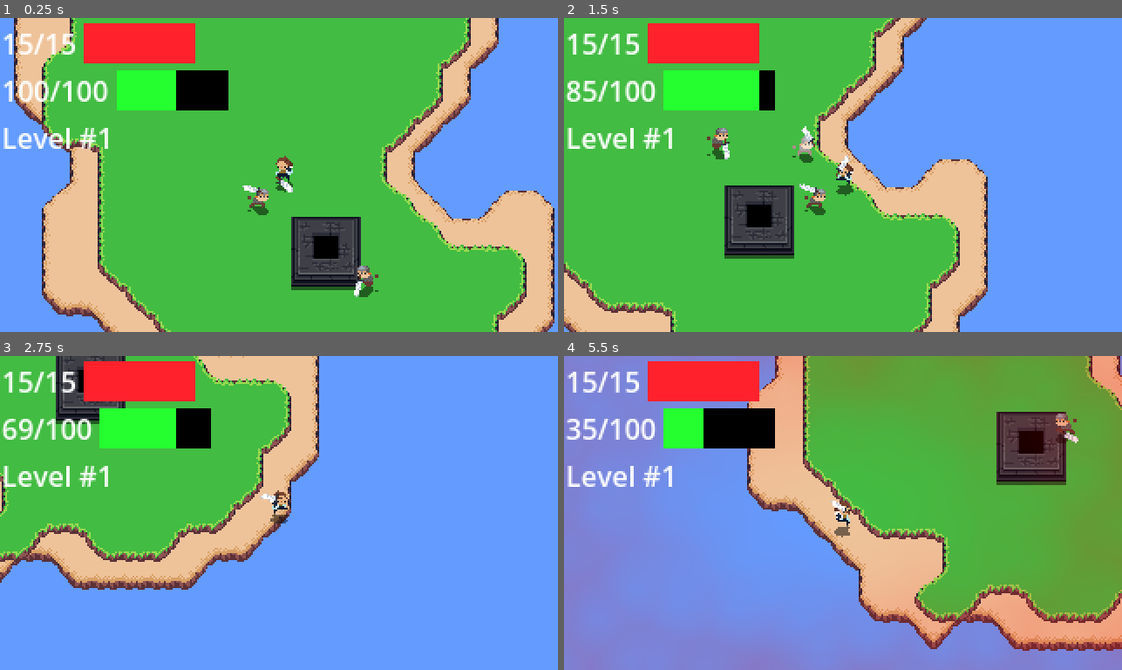
Above: before the commit, frames 1-4 (two rows, left to right).
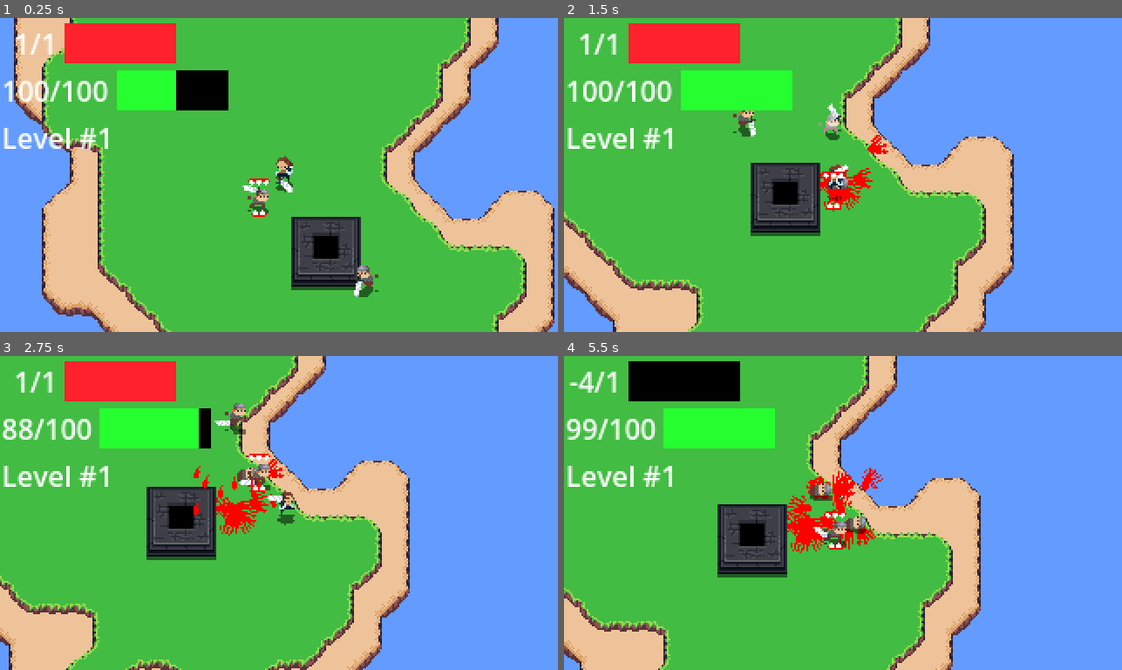
Above: after the commit, the same moments.

Repository: IAmCheeseman/cannibalism-game
Game: Godot game, scene res://scenes/world.tscn
Two runs of this game, one before a commit and one after it. Both use one fixed random seed, a clock stepped at 60 frames per second and the inputs below.
Inputs (mouse positions are in pixels of both pictures, inside the frame that each line leads up to):
- Up to frame 1 (0.25 s): no input
- Up to frame 2 (1.5 s): move the mouse to (965, 159) at 0.52 s; hold D (right) 0.53-1.28 s; click (965, 159) at 0.6 s; move the mouse to (731, 190) at 1.27 s; hold S (down) from 1.28 s (still down); tap Space (eat) at 1.35 s
- Up to frame 3 (2.75 s): move the mouse to (334, 443) at 2.02 s; release S (down) at 2.03 s; hold D (right) from 2.03 s (still down); click (334, 443) at 2.1 s
- Up to frame 4 (5.5 s): move the mouse to (815, 575) at 2.77 s; release D (right) at 2.78 s; hold W (up) 2.78-3.53 s; tap Space (eat) at 2.85, 4.35 s; move the mouse to (1010, 560) at 3.52 s; hold A (left) 3.53-5.03 s; click (1010, 560) at 3.6 s; move the mouse to (675, 465) at 4.27 s; move the mouse to (870, 513) at 5.02 s; hold S (down) from 5.03 s (still down); click (870, 513) at 5.1 s

The runs differ from the first frame. In frame 1, 1.3% of the frame differs, in the area x 0-49%, y 1-64%; in frame 2, 25%; in frame 3, 46%; in frame 4, 97%, in the area x 0-100%, y 0-100%.

Commit message:
one-shot

Diff:
--- a/scenes/enemy/cannibalism.gd
+++ b/scenes/enemy/cannibalism.gd
@@ -12,9 +12,6 @@
   teeth.hide()
 
 func _process(_delta: float) -> void:
-  if not health.is_below_percentage(0.5):
-    return
-
   var areas = get_overlapping_areas()
   var player = Player.instance
   if areas.size() == 0:
--- a/scenes/player.tscn
+++ b/scenes/player.tscn
@@ -111,6 +111,7 @@
 
 [node name="Health" type="Node" parent="." node_paths=PackedStringArray("hurtbox", "entity")]
 script = ExtResource("5_3rbl5")
+max_health = 1.0
 hurtbox = NodePath("../Hurtbox")
 entity = NodePath("..")
 
